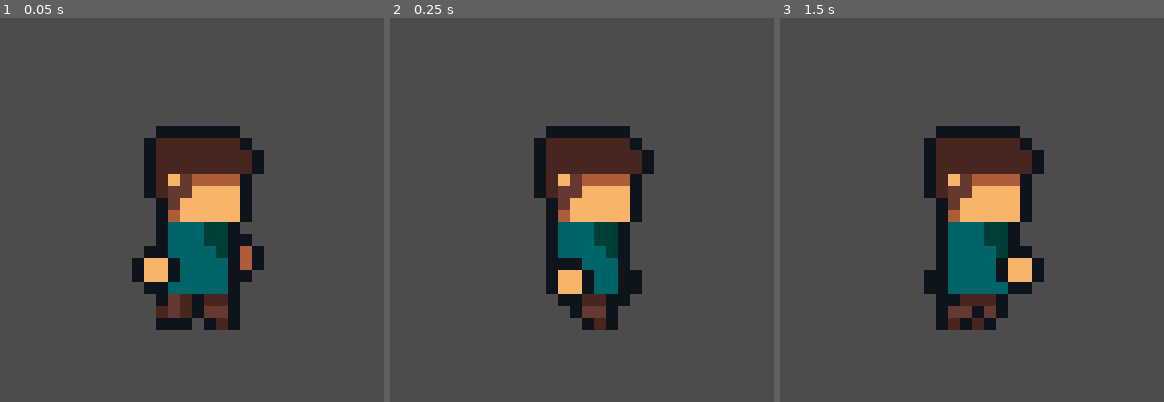
Above: before the commit, frames 1-3 (left to right).
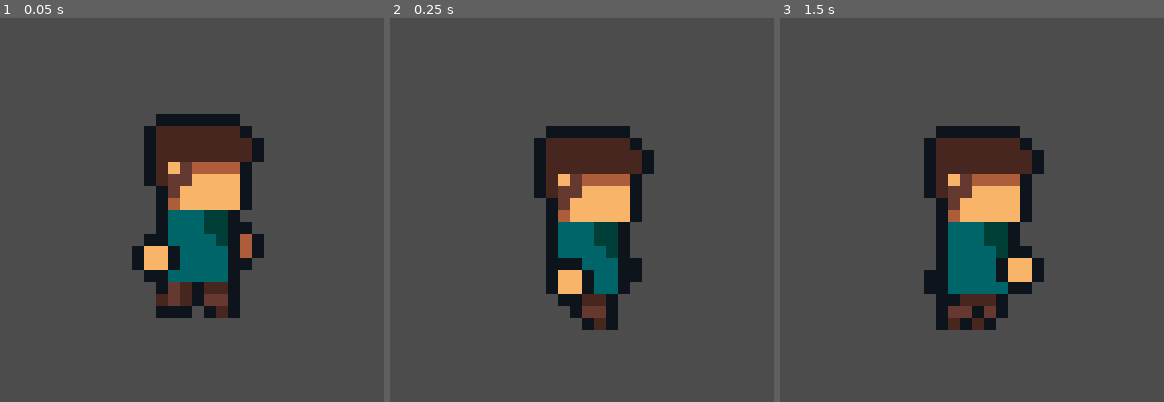
Above: after the commit, the same moments.

Repository: davifoox/character-creator
Game: Godot game, scene res://Main.tscn
Same seed, same stepped clock (60 frames per second), same inputs: the game is played once before the commit and once after it.
Inputs:
- Up to frame 1 (0.05 s): no input
- Up to frame 2 (0.25 s): no input
- Up to frame 3 (1.5 s): tap Enter (ui_accept) at 0.5, 0.77 s

The runs differ from the first frame. In frame 1, 7.8% of the frame differs, in the area x 34-69%, y 25-82%; in frame 2, 0.3%; in frame 3, nothing differs.

Commit message:
Update Character.tscn

Diff:
--- a/Character.tscn
+++ b/Character.tscn
@@ -342,10 +342,10 @@
 tracks/0/imported = false
 tracks/0/enabled = true
 tracks/0/keys = {
-"times": PoolRealArray( 0 ),
-"transitions": PoolRealArray( 1 ),
-"update": 1,
-"values": [ Vector2( 1, -4 ) ]
+"times": PoolRealArray( 0, 0.125 ),
+"transitions": PoolRealArray( 1, 1 ),
+"update": 1,
+"values": [ Vector2( 1, -5 ), Vector2( 1, -4 ) ]
 }
 tracks/1/type = "value"
 tracks/1/path = NodePath("Sprites/Hair:position")
@@ -354,10 +354,10 @@
 tracks/1/imported = false
 tracks/1/enabled = true
 tracks/1/keys = {
-"times": PoolRealArray( 0 ),
-"transitions": PoolRealArray( 1 ),
-"update": 1,
-"values": [ Vector2( 1, -4 ) ]
+"times": PoolRealArray( 0, 0.125 ),
+"transitions": PoolRealArray( 1, 1 ),
+"update": 1,
+"values": [ Vector2( 1, -5 ), Vector2( 1, -4 ) ]
 }
 tracks/2/type = "value"
 tracks/2/path = NodePath("Sprites/LeftHand:position")
@@ -369,7 +369,7 @@
 "times": PoolRealArray( 0, 0.125, 0.25, 0.375 ),
 "transitions": PoolRealArray( 1, 1, 1, 1 ),
 "update": 1,
-"values": [ Vector2( 4, 4 ), Vector2( 3, 6 ), Vector2( 1, 6 ), Vector2( -2, 6 ) ]
+"values": [ Vector2( 4, 3 ), Vector2( 3, 5 ), Vector2( 1, 6 ), Vector2( -2, 6 ) ]
 }
 tracks/3/type = "value"
 tracks/3/path = NodePath("Sprites/Body:position")
@@ -378,10 +378,10 @@
 tracks/3/imported = false
 tracks/3/enabled = true
 tracks/3/keys = {
-"times": PoolRealArray( 0 ),
-"transitions": PoolRealArray( 1 ),
-"update": 1,
-"values": [ Vector2( 0.5, 4 ) ]
+"times": PoolRealArray( 0, 0.125 ),
+"transitions": PoolRealArray( 1, 1 ),
+"update": 1,
+"values": [ Vector2( 0.5, 3 ), Vector2( 0.5, 4 ) ]
 }
 tracks/4/type = "value"
 tracks/4/path = NodePath("Sprites/RightHand:position")
@@ -393,7 +393,7 @@
 "times": PoolRealArray( 0, 0.125, 0.25, 0.375 ),
 "transitions": PoolRealArray( 1, 1, 1, 1 ),
 "update": 1,
-"values": [ Vector2( -3, 5 ), Vector2( -1, 6 ), Vector2( 0, 7 ), Vector2( 4, 5 ) ]
+"values": [ Vector2( -3, 4 ), Vector2( -1, 6 ), Vector2( 0, 7 ), Vector2( 4, 5 ) ]
 }
 tracks/5/type = "value"
 tracks/5/path = NodePath("Sprites/LeftLeg:position")
@@ -405,7 +405,7 @@
 "times": PoolRealArray( 0, 0.125, 0.375 ),
 "transitions": PoolRealArray( 1, 1, 1 ),
 "update": 1,
-"values": [ Vector2( 2, 8.5 ), Vector2( 1, 8.5 ), Vector2( 1, 8.5 ) ]
+"values": [ Vector2( 2, 7.5 ), Vector2( 1, 8.5 ), Vector2( 1, 8.5 ) ]
 }
 tracks/6/type = "value"
 tracks/6/path = NodePath("Sprites/RightLeg:position")
@@ -417,7 +417,7 @@
 "times": PoolRealArray( 0, 0.125, 0.375 ),
 "transitions": PoolRealArray( 1, 1, 1 ),
 "update": 1,
-"values": [ Vector2( -2, 8 ), Vector2( 1, 8.5 ), Vector2( -1, 8.5 ) ]
+"values": [ Vector2( -2, 7 ), Vector2( 1, 8.5 ), Vector2( -1, 8.5 ) ]
 }
 tracks/7/type = "value"
 tracks/7/path = NodePath("Sprites/RightLeg:flip_v")
@@ -552,4 +552,4 @@
 position = Vector2( 24, 0 )
 texture = ExtResource( 3 )
 hframes = 36
-frame = 4
+frame = 5
